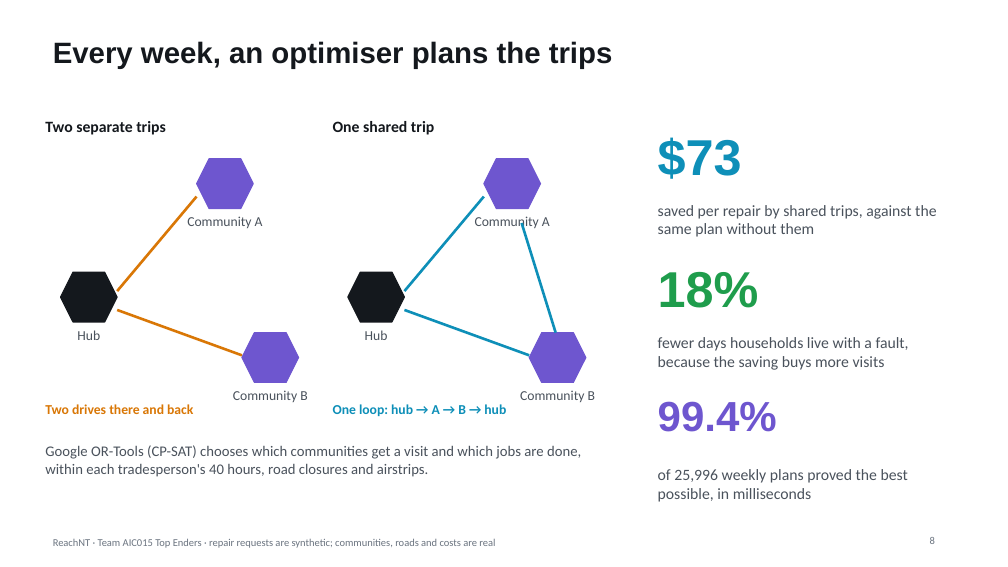
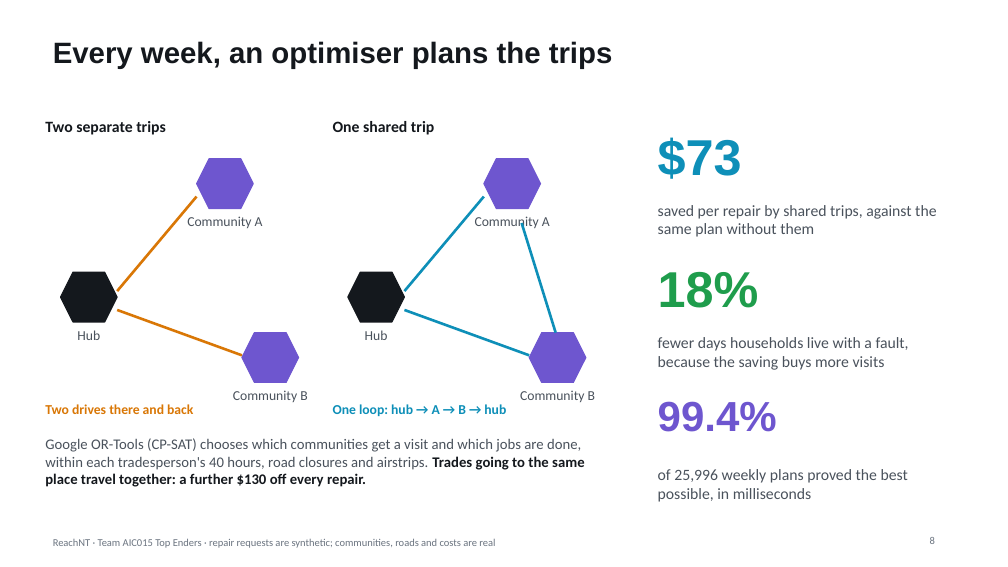
Before and after one commit to harshrastogii/reachnt, a slide deck: slide 8 of docs/deck/DataChallenge_Team AIC015_Slides.pptx. Drawn at 1008x567 pixels with LibreOffice and Linux fonts; fonts in the diff are those of the drawing. Boxes give left, top, right and bottom in pixels: in the first picture for what was removed or moved away, otherwise in the second. Text is boxed around its words. In the diff, an @@ line names an element or a change of style, - is before the commit and + after.

```diff
--- a/docs/deck/DataChallenge_Team AIC015_Slides.pptx
+++ b/docs/deck/DataChallenge_Team AIC015_Slides.pptx
@@ text at (x1=45, y1=438, x2=585, y2=487): text changed @@
-Google OR-Tools (CP-SAT) chooses which communities get a visit and which jobs are done, within each tradesperson's 40 hours, road closures and airstrips.
+Google OR-Tools (CP-SAT) chooses which communities get a visit and which jobs are done, within each tradesperson's 40 hours, road closures and airstrips. Trades going to the same place travel together: a further $130 off every repair.
```
Also in this commit, not shown: 2 other slides changed, 1 slide added, 7 other files.
